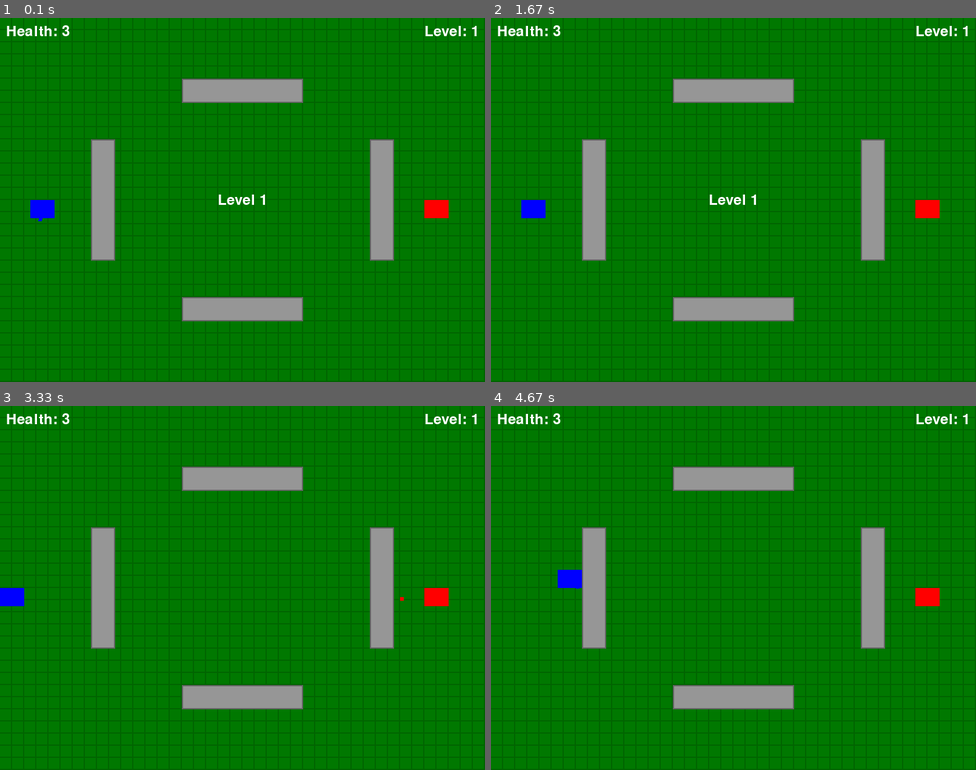
Above: before the commit, frames 1-4 (two rows, left to right).
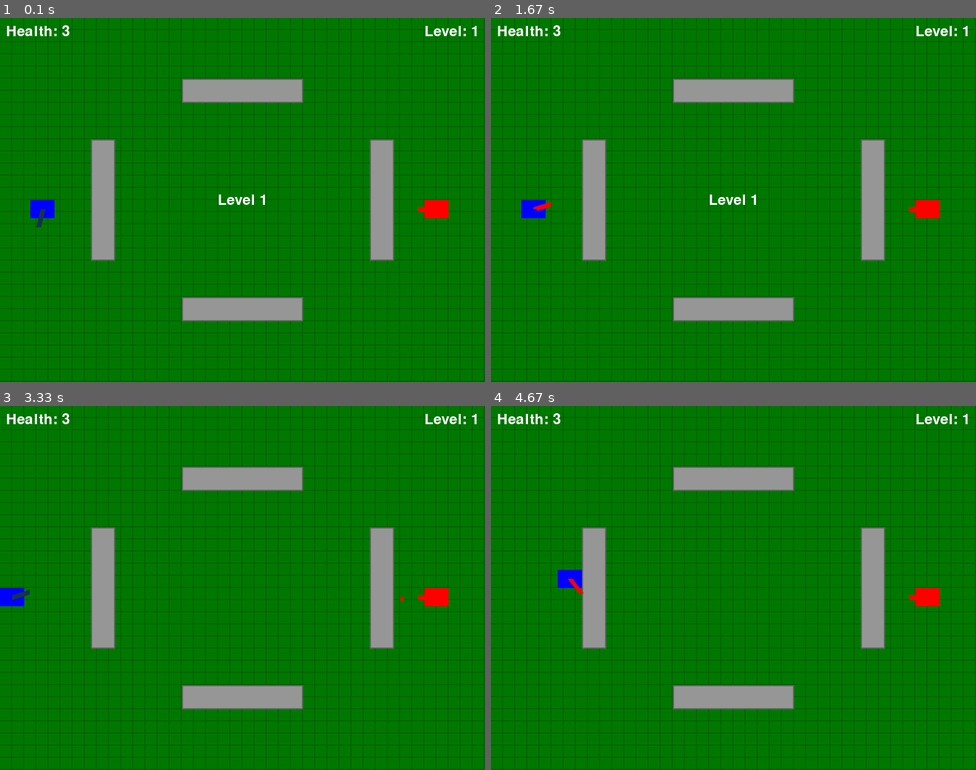
Above: after the commit, the same moments.

Repository: cassiel-st4vr0s/lpc2024
Game: pygame game, started from atividade005/main.py
Two runs of this game, one before a commit and one after it. Both use one fixed random seed, a clock stepped at 60 frames per second and the inputs below.
Inputs (mouse positions are in pixels of both pictures, inside the frame that each line leads up to):
- Up to frame 1 (0.1 s): no input
- Up to frame 2 (1.67 s): hold Right 0.33-0.8 s; move the mouse to (714, 214) at 0.37 s; click (733, 221) at 0.88 s; hold Up 1.17-1.47 s; click (617, 203) at 1.25 s; hold Right from 1.5 s (still down); click (782, 280) at 1.58 s
- Up to frame 3 (3.33 s): release Right at 1.97 s; hold Left 2-2.53 s; click (92, 533) at 2.08 s; hold Down 2.57-2.87 s; click (315, 460) at 2.65 s; hold Left 2.9-3.3 s; click (421, 715) at 2.98 s
- Up to frame 4 (4.67 s): hold Up 3.33-3.7 s; click (791, 620) at 3.42 s; hold Right 3.73-4.37 s; click (607, 453) at 3.82 s; hold Down from 4.4 s (still down); click (617, 515) at 4.48 s

The runs differ from the first frame. In frame 1, less than 0.1% of the frame differs, in the area x 7-88%, y 52-58%; in frame 2, less than 0.1%; in frame 3, less than 0.1%; in frame 4, less than 0.1%.

Commit message:
Updated the tank turrent and cooldown mechanic

Diff:
--- a/atividade005/main.py
+++ b/atividade005/main.py
@@ -18,6 +18,7 @@
 BLUE = (0, 0, 255)
 YELLOW = (255, 255, 0)
 GREEN = (0, 255, 0)
+NAVY_BLUE = (21,52,72)
 
 # Initial positions
 PLAYER_INITIAL_POS = (50, SCREEN_HEIGHT // 2)
@@ -30,7 +31,8 @@
     "speed": 5,
     "health": 3,
     "last_shot_time": 0,
-    "shot_cooldown": 500  # Cooldown in milliseconds
+    "shot_cooldown": 500,  # Cooldown in milliseconds
+    "turret_color": NAVY_BLUE
 }
 
 enemy = {
@@ -63,8 +65,8 @@
 # Helper functions
 def draw_tank(surface, tank, turret_angle=0):
     pygame.draw.rect(surface, tank["color"], tank["rect"])
-    turret_length = 20
-    turret_width = 6
+    turret_length = 30
+    turret_width = 8
     turret_origin = tank["rect"].center
     turret_end = (
         turret_origin[0] + turret_length * pygame.math.Vector2(1, 0).rotate(
@@ -72,7 +74,8 @@
         turret_origin[1] + turret_length * pygame.math.Vector2(1, 0).rotate(
             turret_angle).y
     )
-    pygame.draw.line(surface, tank["color"], turret_origin, turret_end,
+    turret_color = tank.get("turret_color", tank["color"])
+    pygame.draw.line(surface, turret_color, turret_origin, turret_end,
                      turret_width)
 
 
@@ -275,6 +278,7 @@
                                                      player["rect"].centery,
                                                      direction, 7, BLUE))
                 player["last_shot_time"] = current_time
+                player["turret_color"] = RED # turret color turns red afetr shoot
         elif event.type == enemy_fire_event:
             if current_time - enemy["last_shot_time"] >= enemy[
                 "shot_cooldown"]:
@@ -288,6 +292,9 @@
         elif event.type == enemy_die_event:
             level_up()
 
+    if current_time - player["last_shot_time"] >= player["shot_cooldown"]:
+        player["turret_color"] = NAVY_BLUE
+
     if current_time - level_start_time >= level_pause_duration:
         keys = pygame.key.get_pressed()
         move_player(keys)
